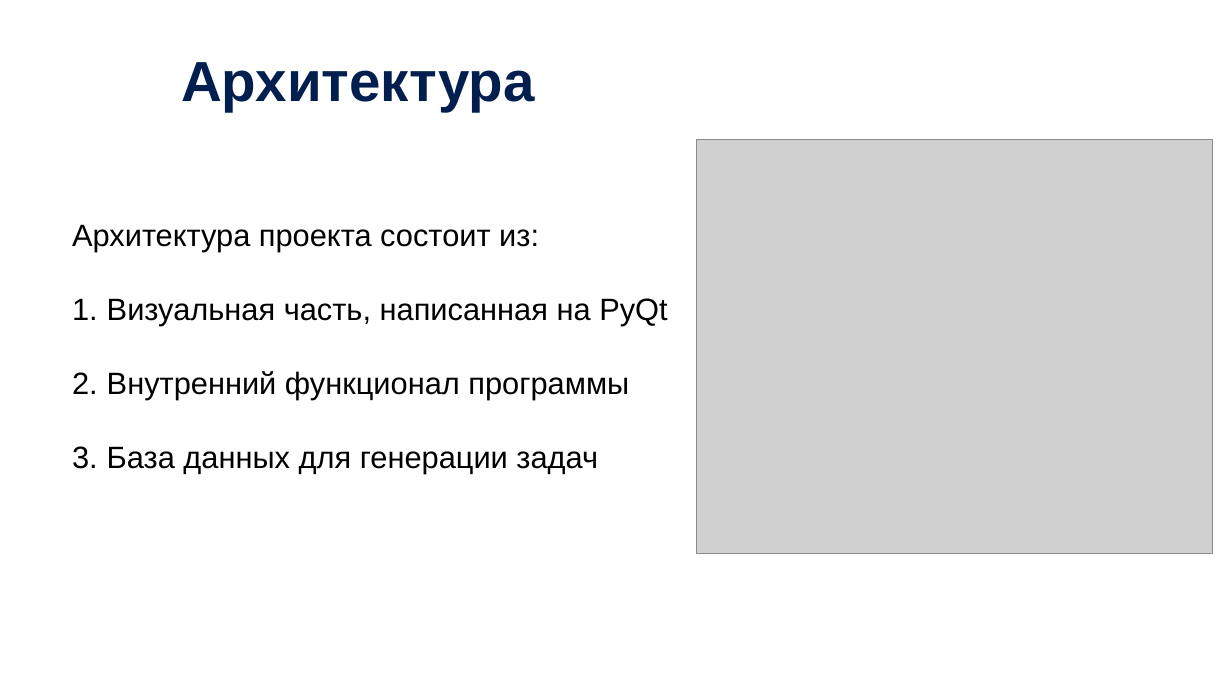
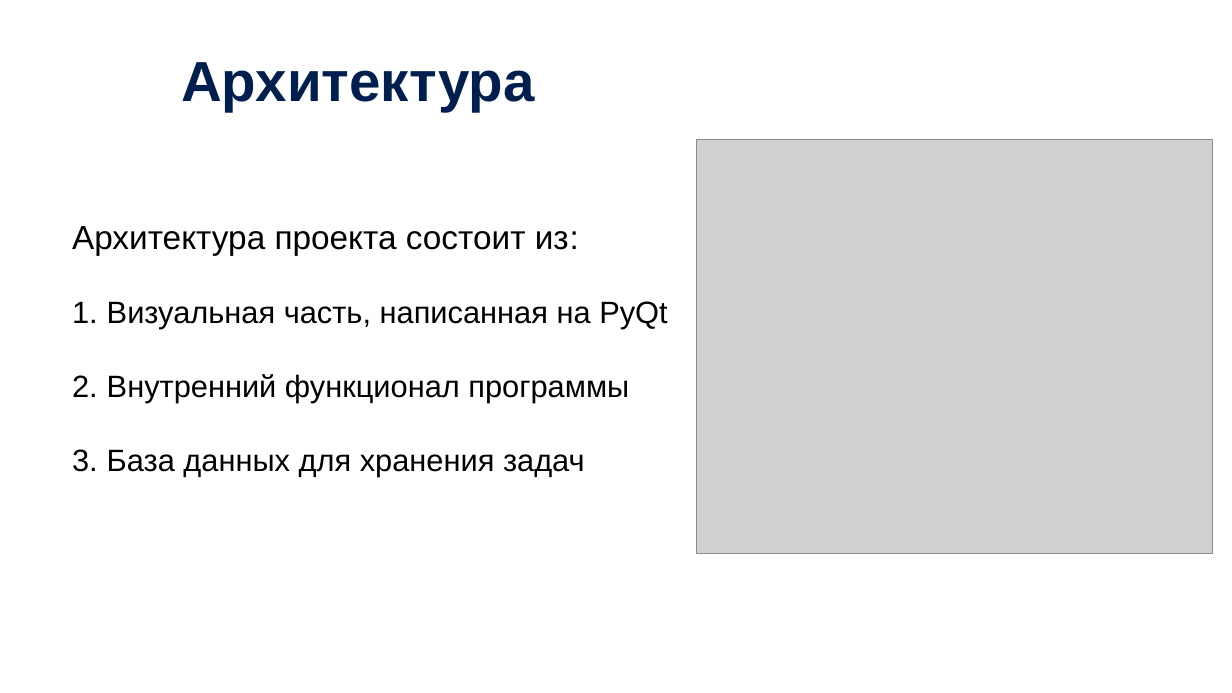
Before and after one commit to kuushma/calculat, a slide deck: slide 7 of documentation/Кушнарева презентация_калькулятор.pptx. Drawn at 1232x693 pixels with LibreOffice and Linux fonts; fonts in the diff are those of the drawing; grey boxes stand for pictures; background and template pictures are left out. Boxes give left, top, right and bottom in pixels: in the first picture for what was removed or moved away, otherwise in the second. Text is boxed around its words. In the diff, an @@ line names an element or a change of style, - is before the commit and + after.

```diff
--- a/documentation/Кушнарева презентация_калькулятор.pptx
+++ b/documentation/Кушнарева презентация_калькулятор.pptx
@@ text at (72,226,579,255): size 24 to 26 pt in "Архитектура проекта состоит из:" @@
@@ text at (107,449,585,477): text changed @@
-3. База данных для генерации задач
+3. База данных для хранения задач
```
Also in this commit, not shown: 8 other slides changed, 4 other files.
